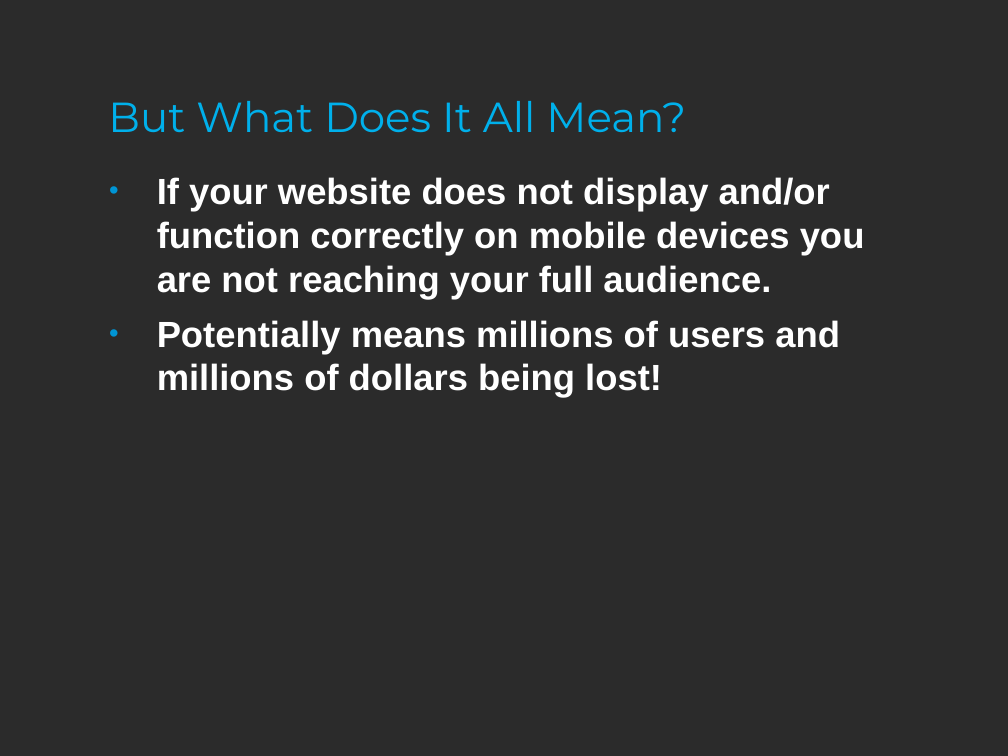
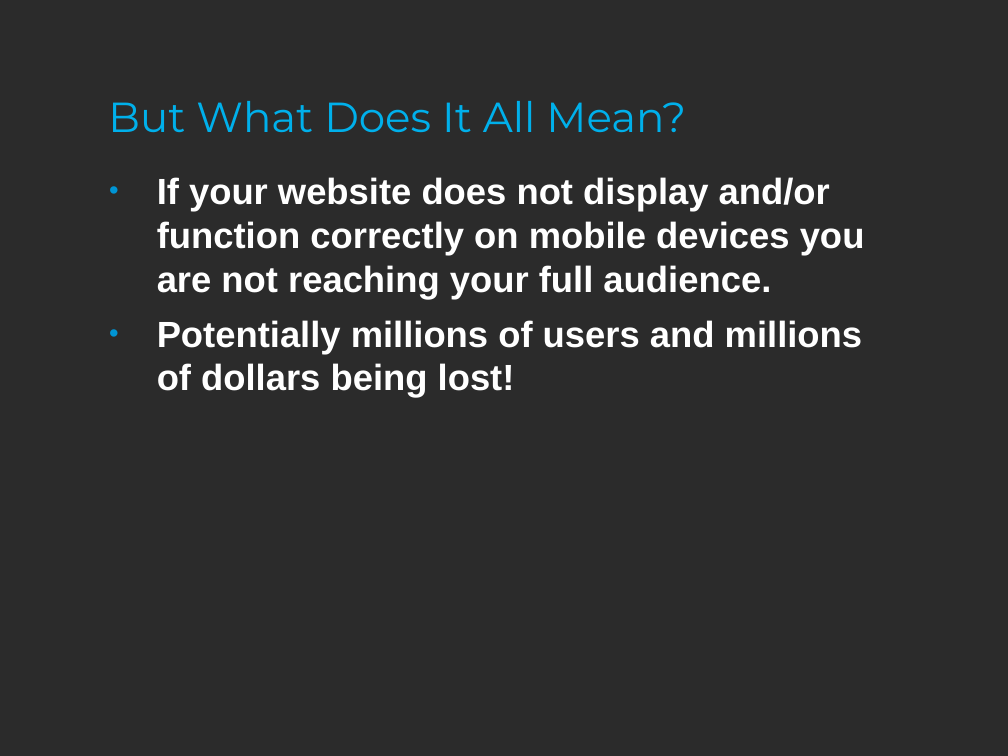
Before and after one commit to kburnell/MobileMasses, a slide deck: slide 11 of MobileMasses.ppt. Drawn at 1008x756 pixels with LibreOffice and Linux fonts; fonts in the diff are those of the drawing; background and template pictures are left out; a plain dark background stands for a picture behind light text. Boxes give left, top, right and bottom in pixels: in the first picture for what was removed or moved away, otherwise in the second. Text is boxed around its words. In the diff, an @@ line names an element or a change of style, - is before the commit and + after.

```diff
--- a/MobileMasses.ppt
+++ b/MobileMasses.ppt
@@ text at box(157, 320, 862, 398): text changed @@
-• Potentially means millions of users and millions of dollars being lost!
+• Potentially millions of users and millions of dollars being lost!
```
Also in this commit, not shown: 2 other slides changed.
